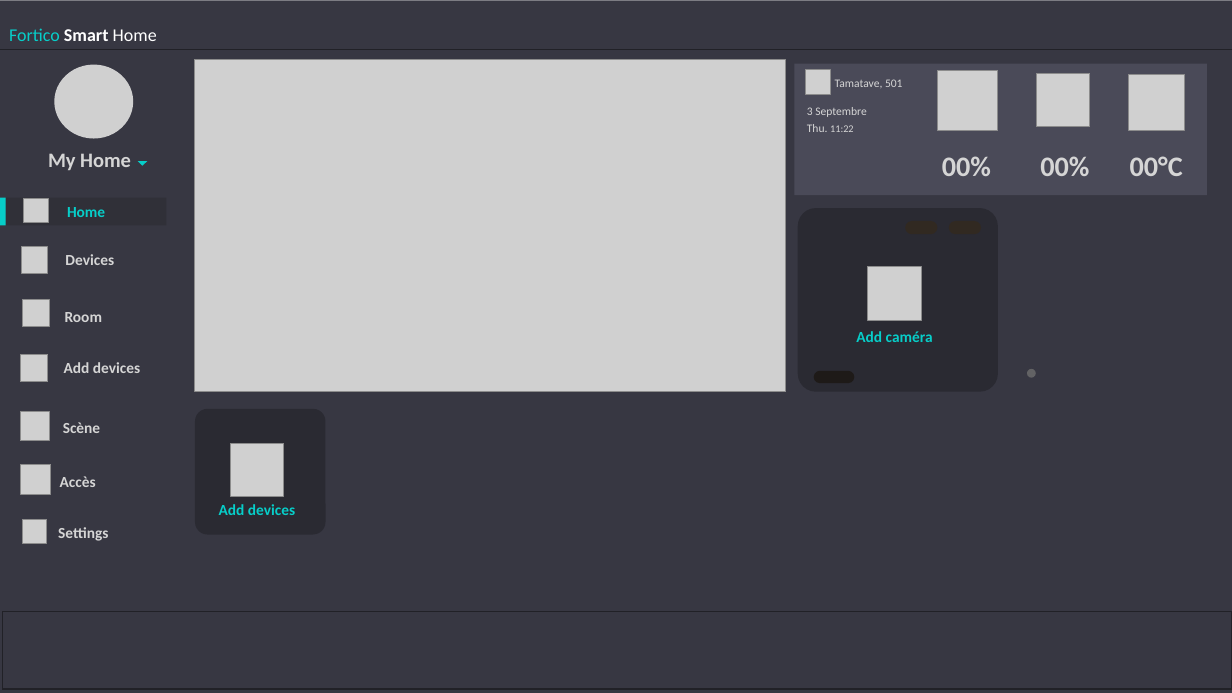
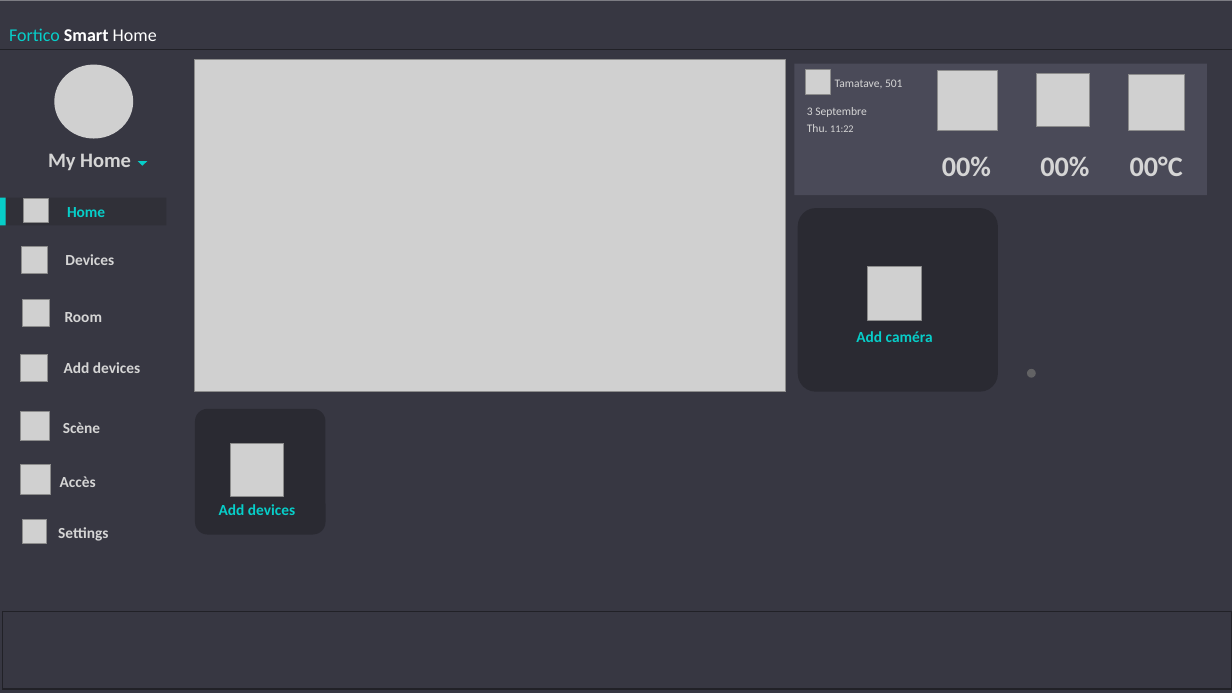
Before and after one commit to Fortuno-tech/Software, a slide deck: slide 2 of UI-model/UI design Fortico.pptx. Drawn at 1232x693 pixels with LibreOffice and Linux fonts; fonts in the diff are those of the drawing; grey boxes stand for pictures. Boxes give left, top, right and bottom in pixels: in the first picture for what was removed or moved away, otherwise in the second. Text is boxed around its words. In the diff, an @@ line names an element or a change of style, - is before the commit and + after.

```diff
--- a/UI-model/UI design Fortico.pptx
+++ b/UI-model/UI design Fortico.pptx
@@ rounded rectangle removed at bbox=[906, 221, 938, 234] @@
@@ rounded rectangle removed at bbox=[949, 221, 982, 234] @@
@@ rounded rectangle removed at bbox=[814, 371, 855, 383] @@
```
Also in this commit, not shown: 1 other slide changed, 2 slides added, 4 other files.
